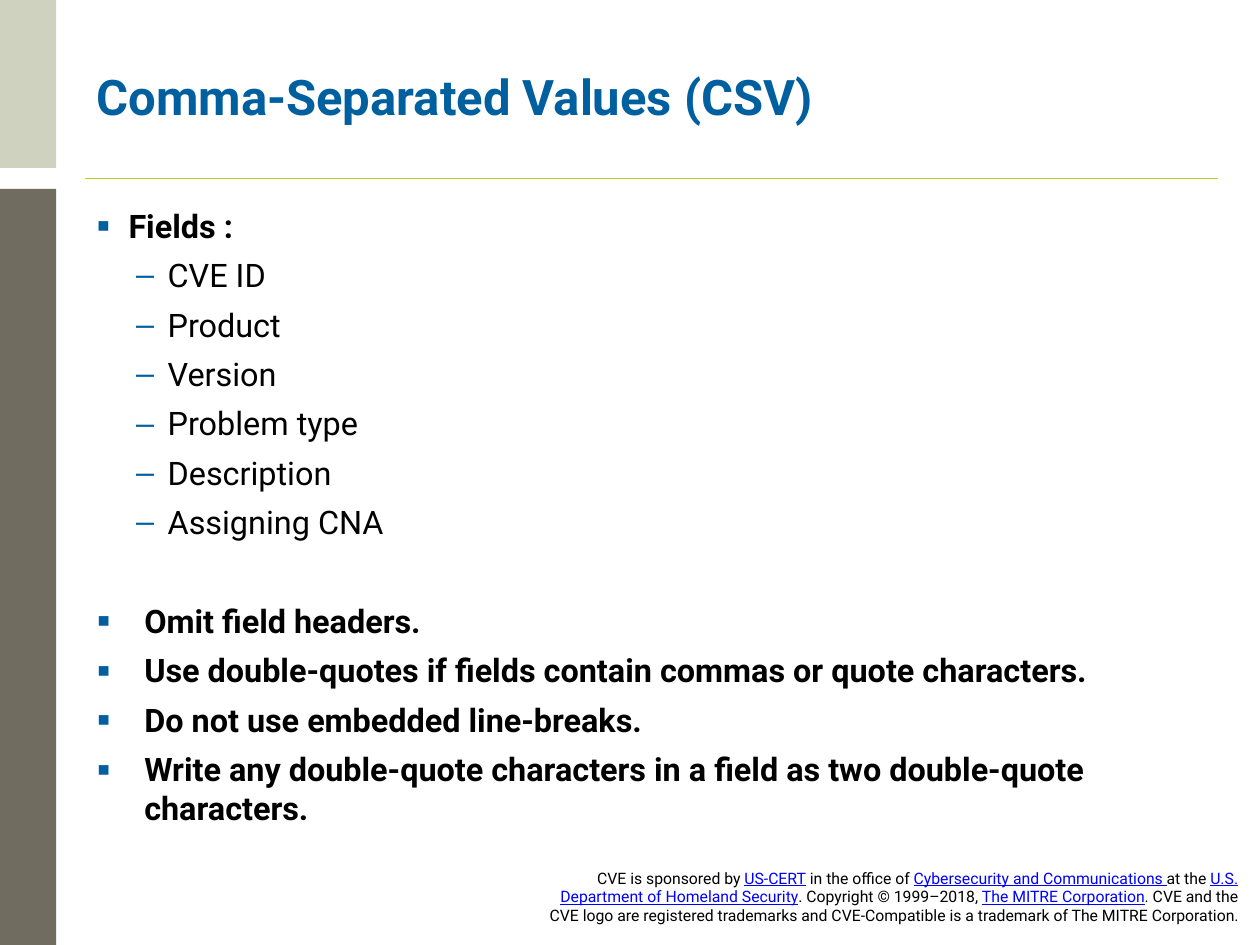
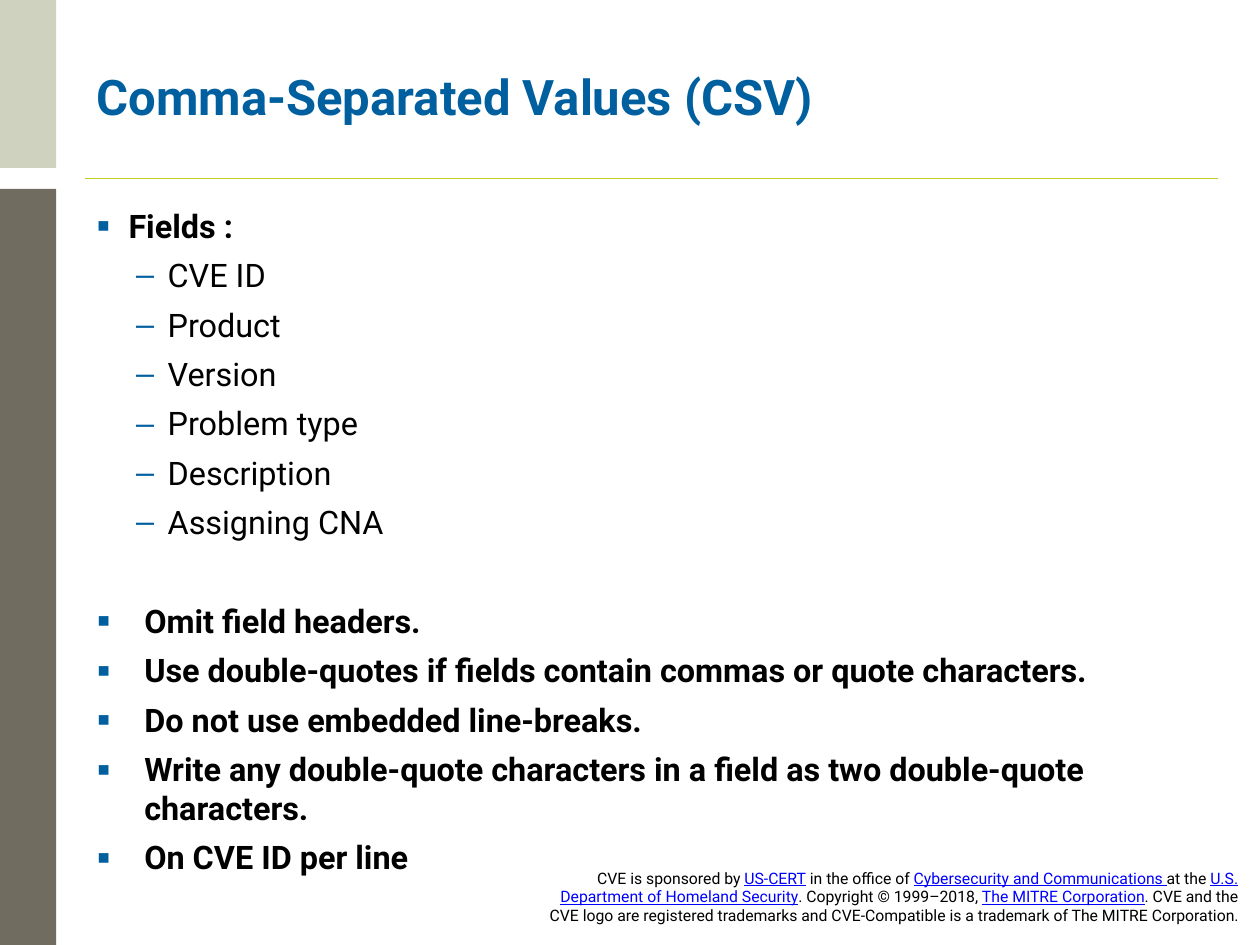
Before and after one commit to CVEProject/cveproject.github.io, a slide deck: slide 11 of docs/cna/Entry_Submission_Process.pptx. Drawn at 1260x945 pixels with LibreOffice and Linux fonts; fonts in the diff are those of the drawing; background and template pictures are left out. Boxes give left, top, right and bottom in pixels: in the first picture for what was removed or moved away, otherwise in the second. Text is boxed around its words. In the diff, an @@ line names an element or a change of style, - is before the commit and + after.

```diff
--- a/docs/cna/Entry_Submission_Process.pptx
+++ b/docs/cna/Entry_Submission_Process.pptx
@@ text at (144,844,408,876): paragraph added @@
+▪ On CVE ID per line
```
Also in this commit, not shown: 4 other slides changed.
